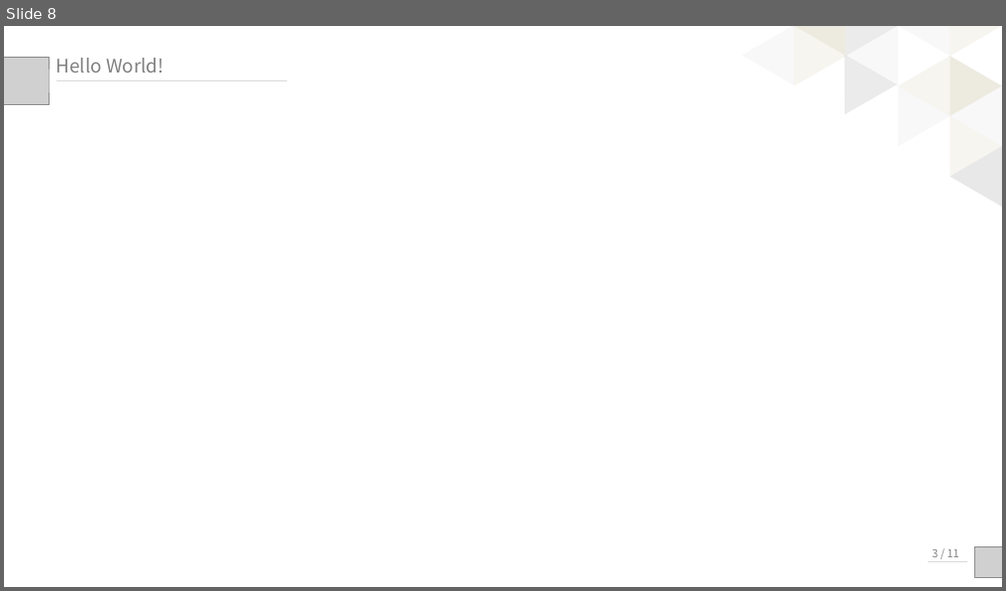
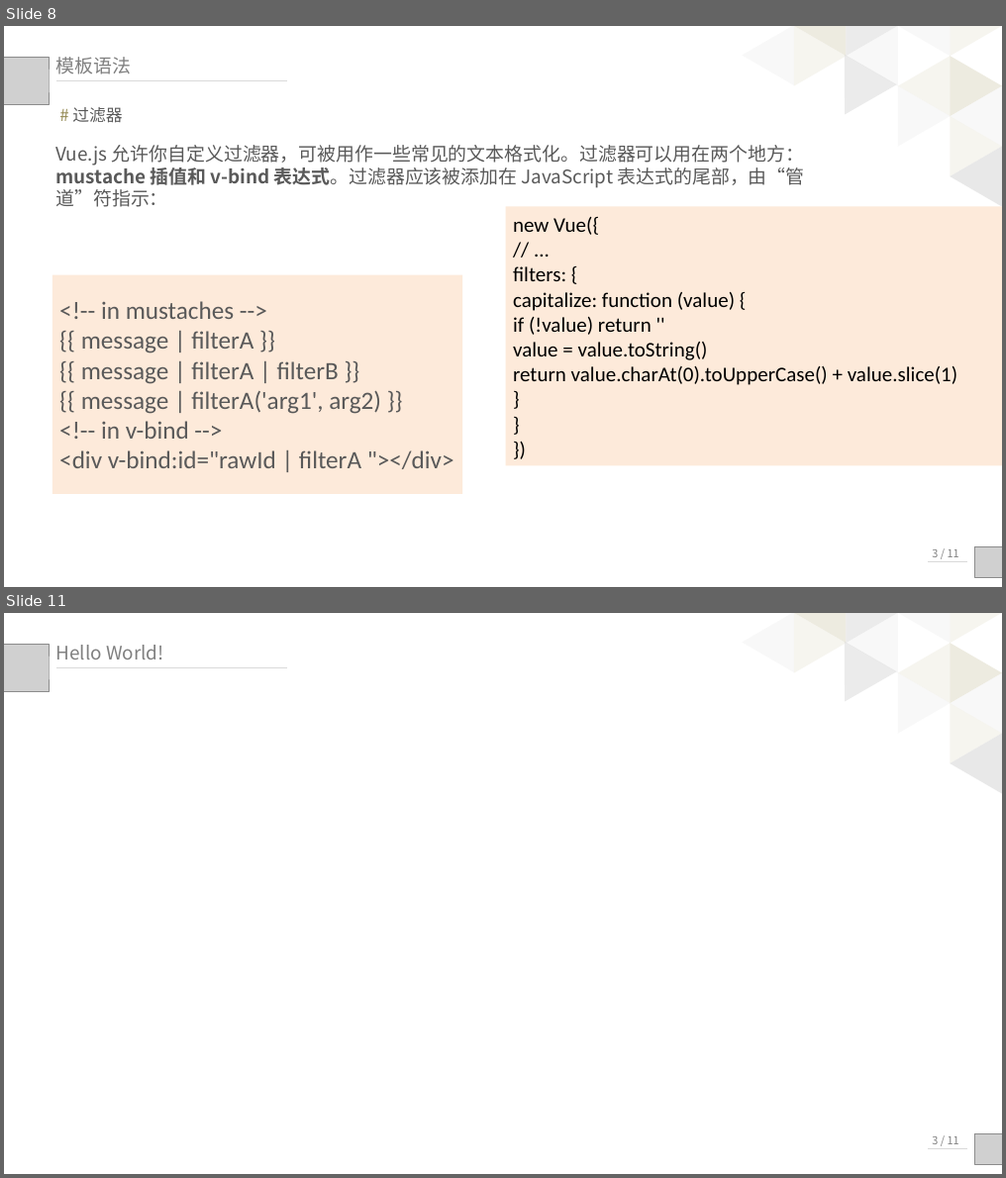
Before and after one commit to palmerye/Vue-Classroom, a slide deck: Presentation/Vue入门.pptx. Shown one above the other, each under a label of ours: slide 8 before the commit, slides 8 and 11 after it; the slides between them are not shown. The pictures are 1006x591 and 1006x1178 pixels, drawn with LibreOffice and Linux fonts; fonts in the diff are those of the drawing; grey boxes stand for pictures. Boxes give left, top, right and bottom in pixels: in the first picture for what was removed or moved away, otherwise in the second. Text is boxed around its words. In the diff, an @@ line names an element or a change of style, - is before the commit and + after.

```diff
--- a/Presentation/Vue入门.pptx
+++ b/Presentation/Vue入门.pptx
@@ slide 8 added at (x1=4, y1=26, x2=1002, y2=587), background #FFFFFF @@
@@ triangle added at (x1=743, y1=26, x2=794, y2=85), fill #F2F2F2 at 50% opacity @@
@@ triangle added at (x1=795, y1=26, x2=846, y2=56), fill #DDD9C3 at 50% opacity @@
@@ triangle added at (x1=795, y1=26, x2=846, y2=85), fill #EEECE1 at 50% opacity @@
@@ triangle added at (x1=819, y1=55, x2=897, y2=130), fill #D9D9D9 at 50% opacity @@
@@ triangle added at (x1=846, y1=26, x2=898, y2=56), fill #D9D9D9 at 50% opacity @@
@@ triangle added at (x1=846, y1=26, x2=898, y2=85), fill #F2F2F2 at 50% opacity @@
@@ triangle added at (x1=899, y1=26, x2=950, y2=56), fill #F2F2F2 at 50% opacity @@
@@ triangle added at (x1=899, y1=26, x2=950, y2=85), fill #FFFFFF at 50% opacity @@
@@ triangle added at (x1=899, y1=55, x2=950, y2=116), fill #EEECE1 at 50% opacity @@
@@ triangle added at (x1=950, y1=26, x2=1002, y2=56), fill #EEECE1 at 50% opacity @@
@@ triangle added at (x1=950, y1=55, x2=1002, y2=116), fill #DDD9C3 at 50% opacity @@
@@ picture added at (x1=4, y1=57, x2=49, y2=105) @@
@@ text added at (x1=55, y1=57, x2=131, y2=75), 18 pt, text #808080 @@
+模板语法
@@ line added from (56, 80) to (288, 80), #D9D9D9 0.75 pt @@
@@ text added at (x1=72, y1=107, x2=122, y2=123), 16 pt, text #595959 @@
+# 过滤器
@@ triangle added at (x1=899, y1=85, x2=950, y2=147), fill #F2F2F2 at 50% opacity @@
@@ triangle added at (x1=950, y1=85, x2=1002, y2=147), fill #F2F2F2 at 50% opacity @@
@@ triangle added at (x1=950, y1=116, x2=1002, y2=176), fill #EEECE1 at 50% opacity @@
@@ text added at (x1=55, y1=145, x2=805, y2=207), 18 pt, text #595959 @@
+Vue.js 允许你自定义过滤器，可被用作一些常见的文本格式化。过滤器可以用在两个地方：mustache 插值和 v-bind 表达式。过滤器应该被添加在 JavaScript 表达式的尾部，由“管道”符指示：
@@ triangle added at (x1=950, y1=146, x2=1002, y2=206), fill #F2F2F2 at 50% opacity @@
@@ triangle added at (x1=950, y1=146, x2=1002, y2=206), fill #D9D9D9 at 50% opacity @@
@@ rectangle added at (x1=506, y1=206, x2=1002, y2=467), fill #FDEADA, 20 pt, text #000000 @@
+new Vue({
+// ...
+filters: {
+capitalize: function (value) {
+if (!value) return ''
+value = value.toString()
+return value.charAt(0).toUpperCase() + value.slice(1)
+}
+}
+})
@@ rectangle added at (x1=53, y1=275, x2=463, y2=494), fill #FDEADA, 24 pt, text #595959 @@
+<!-- in mustaches -->
+{{ message | filterA }}
+{{ message | filterA | filterB }}
+{{ message | filterA('arg1', arg2) }}
+<!-- in v-bind -->
+<div v-bind:id="rawId | filterA "></div>
@@ text added at (x1=932, y1=550, x2=959, y2=558), 10.5 pt, text #808080 @@
+3 / 11
@@ picture added at (x1=974, y1=547, x2=1002, y2=577) @@
@@ line added from (967, 563) to (929, 563), #D9D9D9 0.75 pt @@
@@ what was slide 8 is now slide 11 @@
```
Also in this commit, not shown: 3 slides changed, 2 other slides added.
